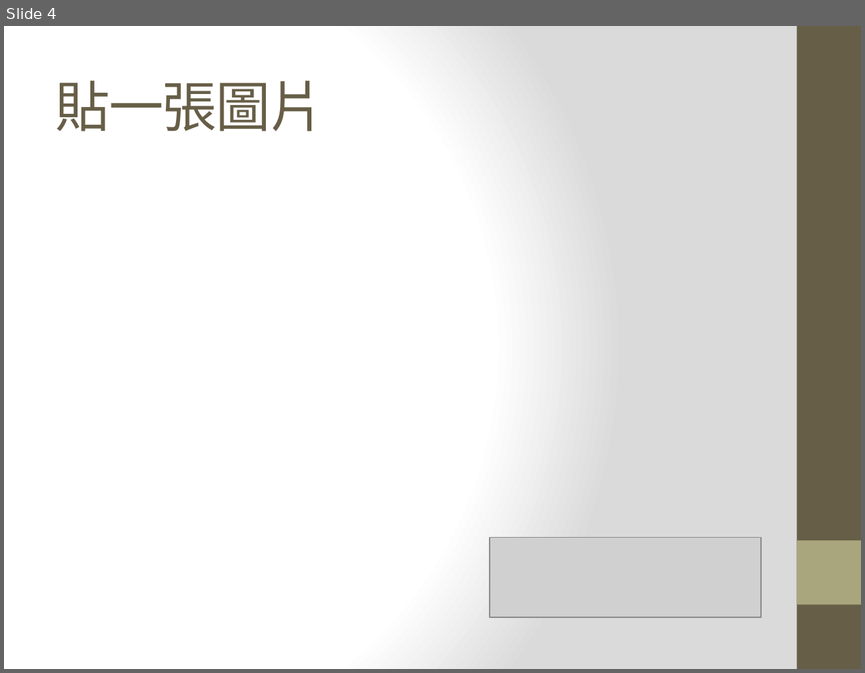
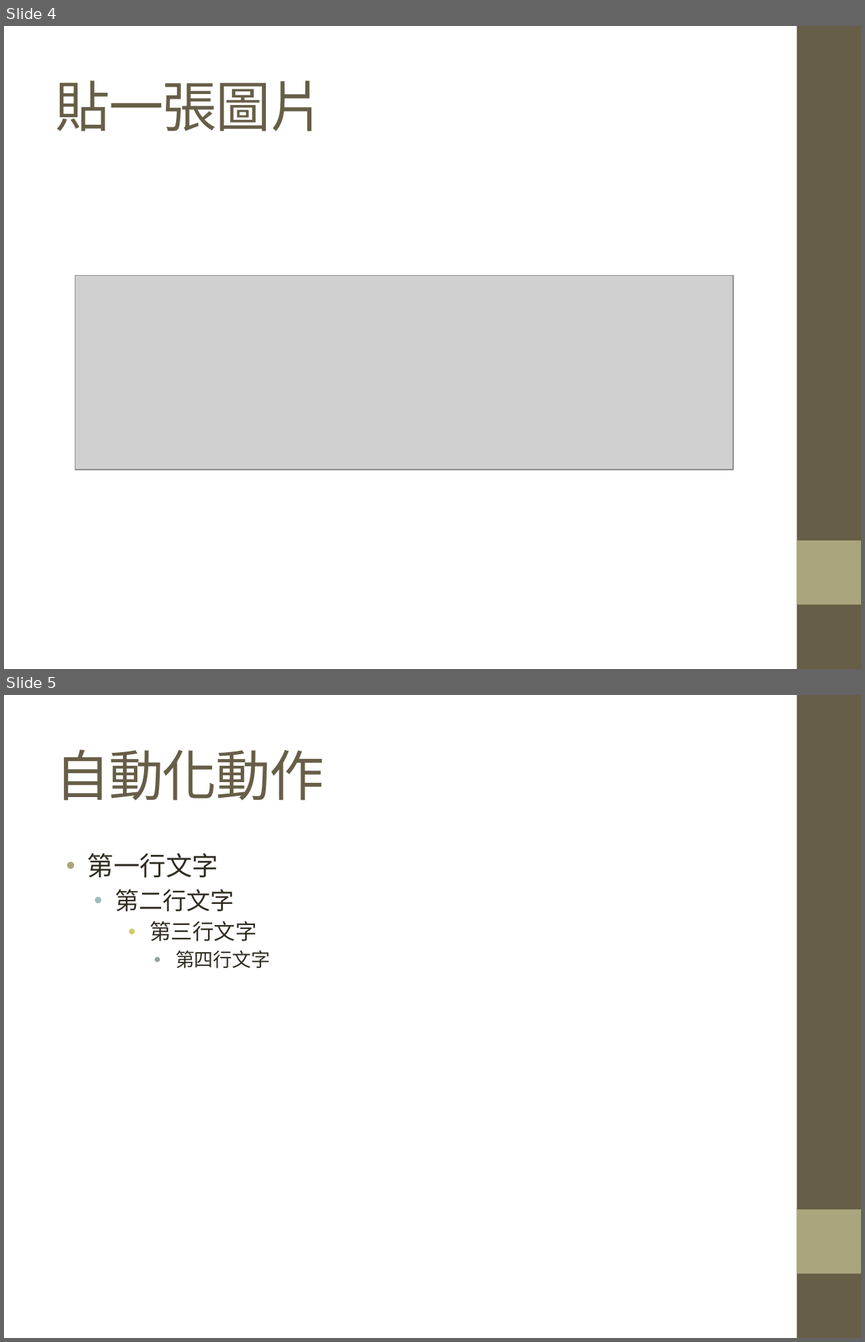
Before and after one commit to fillano/ironman2016, a slide deck: slides/slide1.pptx. Shown one above the other, each under a label of ours: slide 4 before the commit, slides 4 and 5 after it. The pictures are 865x673 and 865x1342 pixels, drawn with LibreOffice and Linux fonts; fonts in the diff are those of the drawing; grey boxes stand for pictures; background and template pictures are left out. Boxes give left, top, right and bottom in pixels: in the first picture for what was removed or moved away, otherwise in the second. Text is boxed around its words. In the diff, an @@ line names an element or a change of style, - is before the commit and + after.

```diff
--- a/slides/slide1.pptx
+++ b/slides/slide1.pptx
@@ slide 5 added at [4,695,861,1338], background picture (left out); not listed: 2 template elements that a slide beside it also shows @@
@@ title added at [56,749,324,800], 46 pt, text #675E47 @@
+自動化動作
@@ text added at [88,853,271,968], 22 pt, text #2F2B20 @@
+• 第一行文字
+  • 第二行文字
+    • 第三行文字
+      • 第四行文字
@@ slide 4 changed as well @@
@@ background gradient #FFFFFF to #DADADA to picture (left out) @@
@@ picture: place and size @@
-picture at [490,537,762,616]
+picture at [75,276,733,470]
```
Also in this commit, not shown: 3 other slides changed, 1 other slide added, 52 other files.
